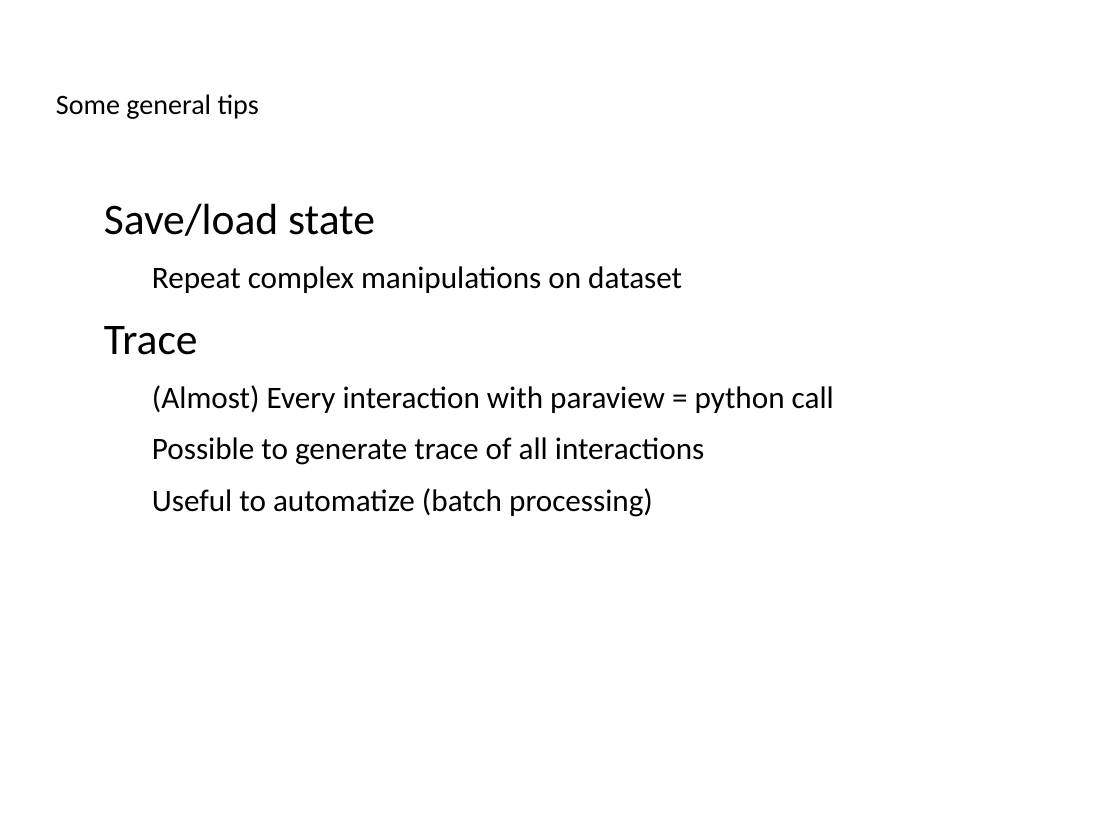
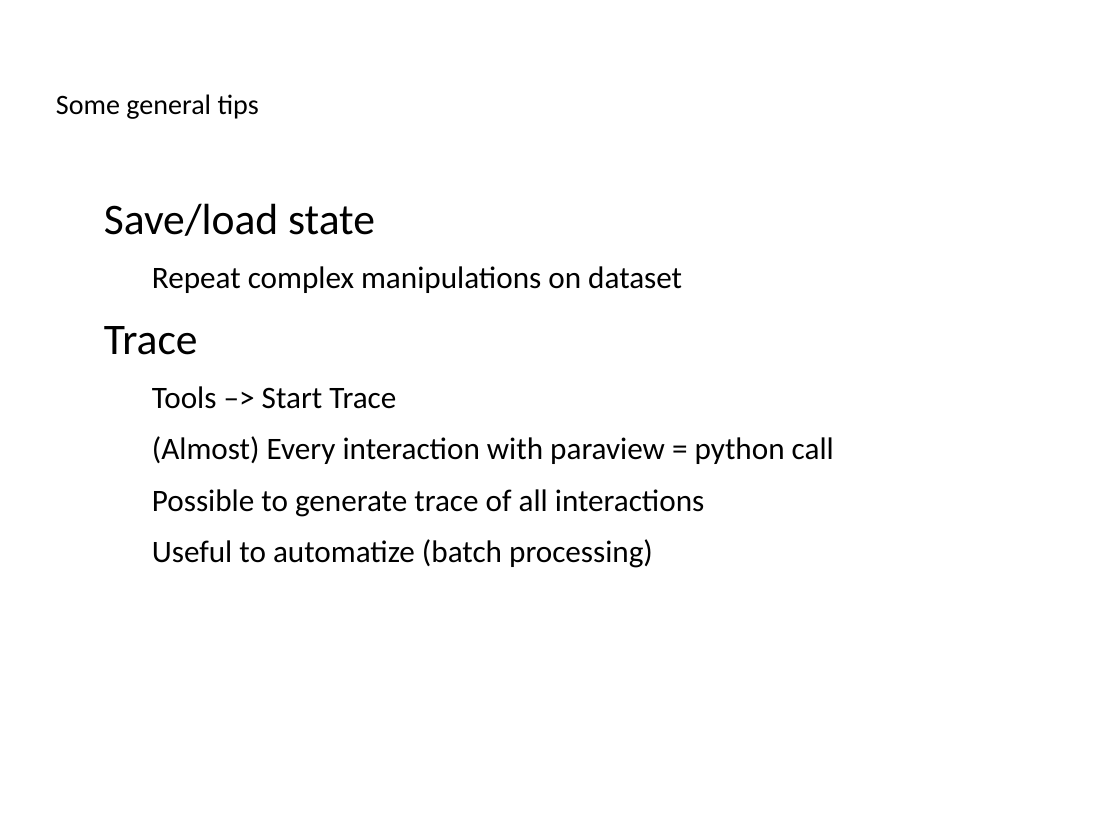
Before and after one commit to ucgmsim/workshops, a slide deck: slide 14 of presentation/slides.odp (slide 15 before the commit). Drawn at 1120x840 pixels with LibreOffice and Linux fonts; fonts in the diff are those of the drawing; background and template pictures are left out. Boxes give left, top, right and bottom in pixels: in the first picture for what was removed or moved away, otherwise in the second. Text is boxed around its words. In the diff, an @@ line names an element or a change of style, - is before the commit and + after.

```diff
--- a/presentation/slides.odp
+++ b/presentation/slides.odp
@@ text at box(152, 386, 396, 409): paragraph added @@
+  − Tools –> Start Trace
```
Also in this commit, not shown: 7 other slides changed, 2 slides added, 2 slides removed.
